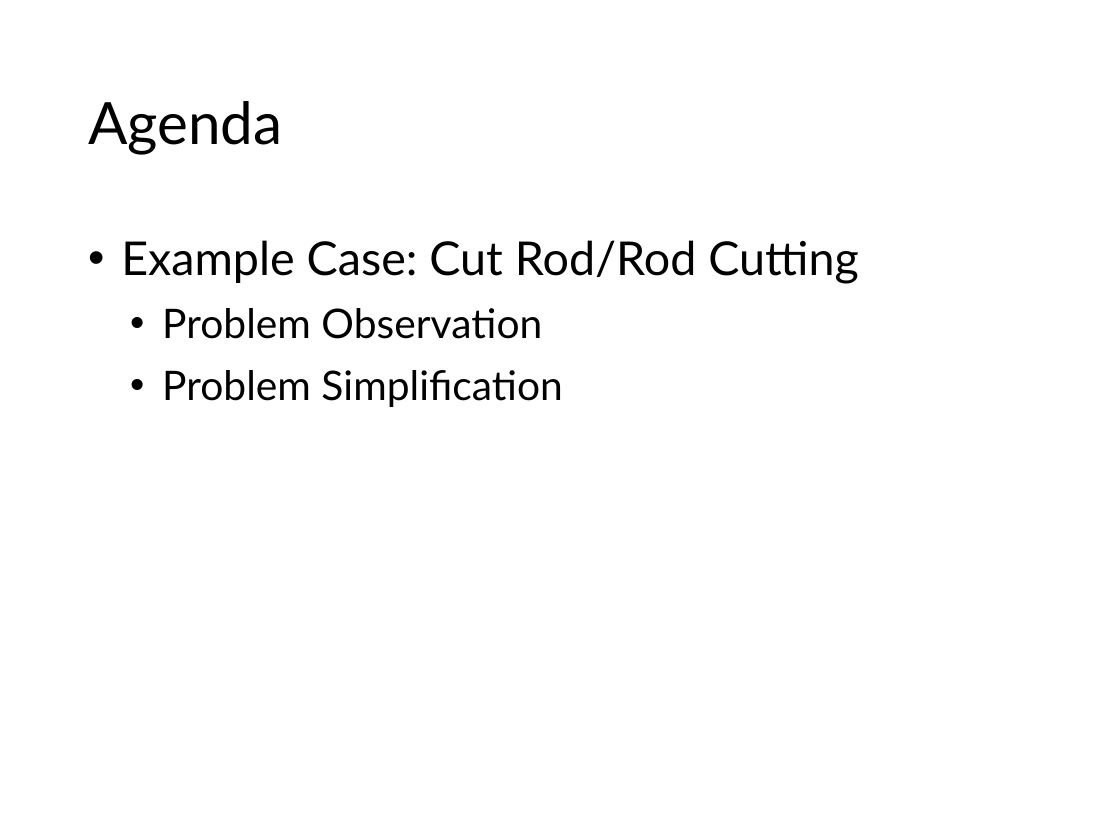
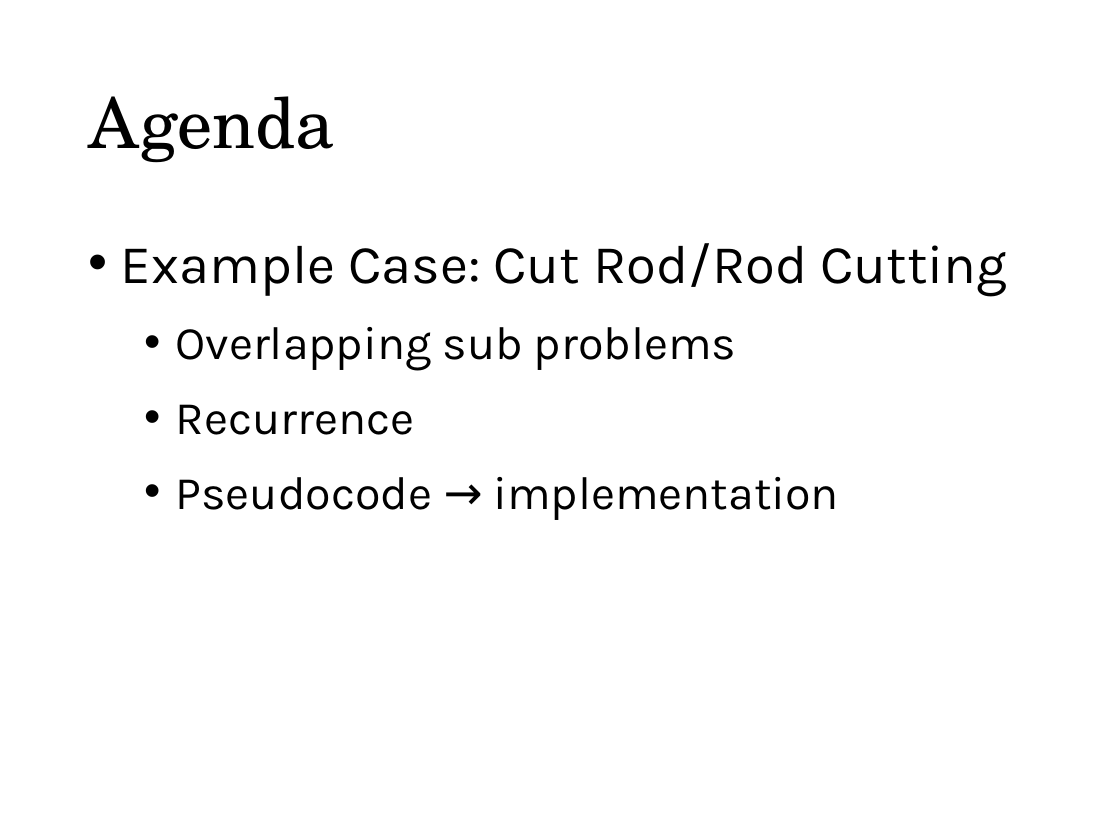
Before and after one commit to munif/paa-2, a slide deck: slide 2 of 161702/presentation/02 - Review Divide and Conquer/02. Review Divide and Conquer.pptx. Drawn at 1120x840 pixels with LibreOffice and Linux fonts; fonts in the diff are those of the drawing. Boxes give left, top, right and bottom in pixels: in the first picture for what was removed or moved away, otherwise in the second. Text is boxed around its words. In the diff, an @@ line names an element or a change of style, - is before the commit and + after.

Commit message:
Updating presentation 1 and 2 (C)

```diff
--- a/161702/presentation/02 - Review Divide and Conquer/02. Review Divide and Conquer.pptx
+++ b/161702/presentation/02 - Review Divide and Conquer/02. Review Divide and Conquer.pptx
@@ title "Agenda" at [88,96,334,163]: size 37.5 to 45 pt, font Lato to TeX Gyre Schola @@
@@ text at [121,243,1007,297]: size 30 to 35 pt, font Lato to Karla in "Example Case: Cut Rod/Rod Cutting"; indent changed @@
@@ text at [176,327,839,520]: text changed; size 26.2 to 30 pt; font Lato to Karla @@
-  • Problem Observation
-  • Problem Simplification
+  • Overlapping sub problems
+  • Recurrence
+  • Pseudocode → implementation
```
Also in this commit, not shown: 1 other slide changed, 10 slides added, 4 other files.
